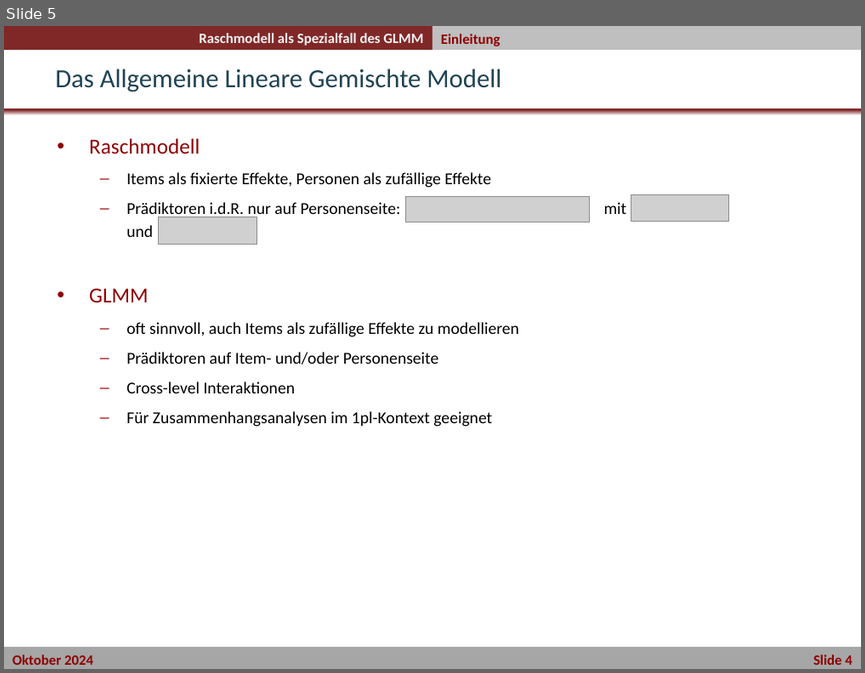
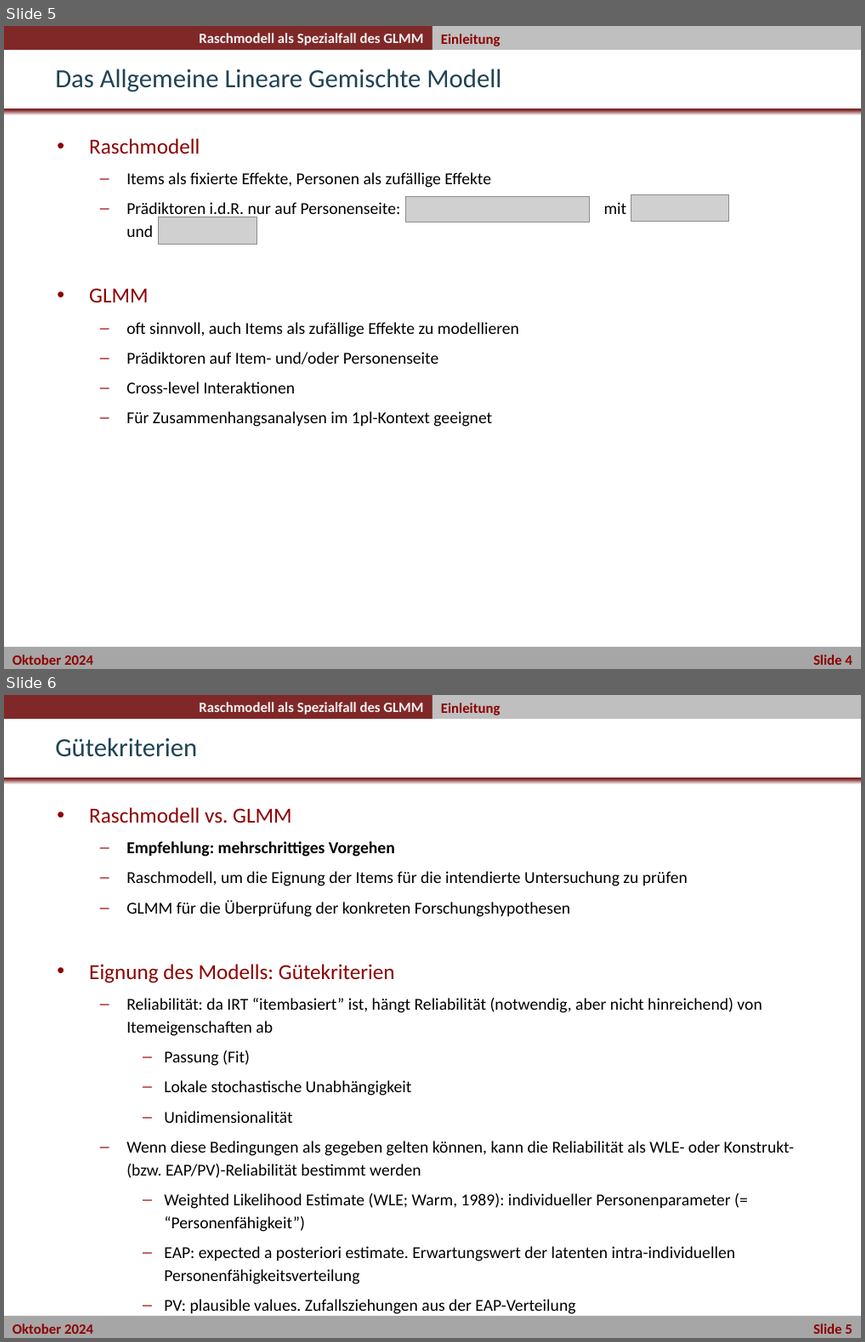
Before and after one commit to nickhaf/IRT_workshop, a slide deck: slides/Tag1_2Nachmittag_Nr2_Raschmodell_als_GLMM/03_Raschmodell_als_GLMM.pptx. Shown one above the other, each under a label of ours: slide 5 before the commit, slides 5 and 6 after it. The pictures are 865x673 and 865x1342 pixels, drawn with LibreOffice and Linux fonts; fonts in the diff are those of the drawing; grey boxes stand for pictures; background and template pictures are left out. Boxes give left, top, right and bottom in pixels: in the first picture for what was removed or moved away, otherwise in the second. Text is boxed around its words. In the diff, an @@ line names an element or a change of style, - is before the commit and + after.

```diff
--- a/slides/Tag1_2Nachmittag_Nr2_Raschmodell_als_GLMM/03_Raschmodell_als_GLMM.pptx
+++ b/slides/Tag1_2Nachmittag_Nr2_Raschmodell_als_GLMM/03_Raschmodell_als_GLMM.pptx
@@ slide 6 added at <box>4,695,861,1338</box>, background #FFFFFF; not listed: 5 template elements that a slide beside it also shows @@
@@ text added at <box>441,703,500,715</box>, 12 pt, text #8E0000, bold @@
+Einleitung
@@ title added at <box>55,737,197,757</box>, 22 pt, text #204353 @@
+Gütekriterien
@@ text added at <box>89,807,794,1314</box>, 14 pt, text #000000 @@
+• Raschmodell vs. GLMM
+  – Empfehlung: mehrschrittiges Vorgehen
+  – Raschmodell, um die Eignung der Items für die intendierte Untersuchung zu prüfen
+  – GLMM für die Überprüfung der konkreten Forschungshypothesen
+• Eignung des Modells: Gütekriterien
+  – Reliabilität: da IRT “itembasiert” ist, hängt Reliabilität (notwendig, aber nicht hinreichend) von Itemeigenschaften ab
+    – Passung (Fit)
+    – Lokale stochastische Unabhängigkeit
+    – Unidimensionalität
+  – Wenn diese Bedingungen als gegeben gelten können, kann die Reliabilität als WLE- oder Konstrukt- (bzw. EAP/PV)-Reliabilität bestimmt werden
+    – Weighted Likelihood Estimate (WLE; Warm, 1989): individueller Personenparameter (= “Personenfähigkeit”)
+    – EAP: expected a posteriori estimate. Erwartungswert der latenten intra-individuellen Personenfähigkeitsverteilung
+    – PV: plausible values. Zufallsziehungen aus der EAP-Verteilung
```
Also in this commit, not shown: 2 slides changed, 5 other files.
